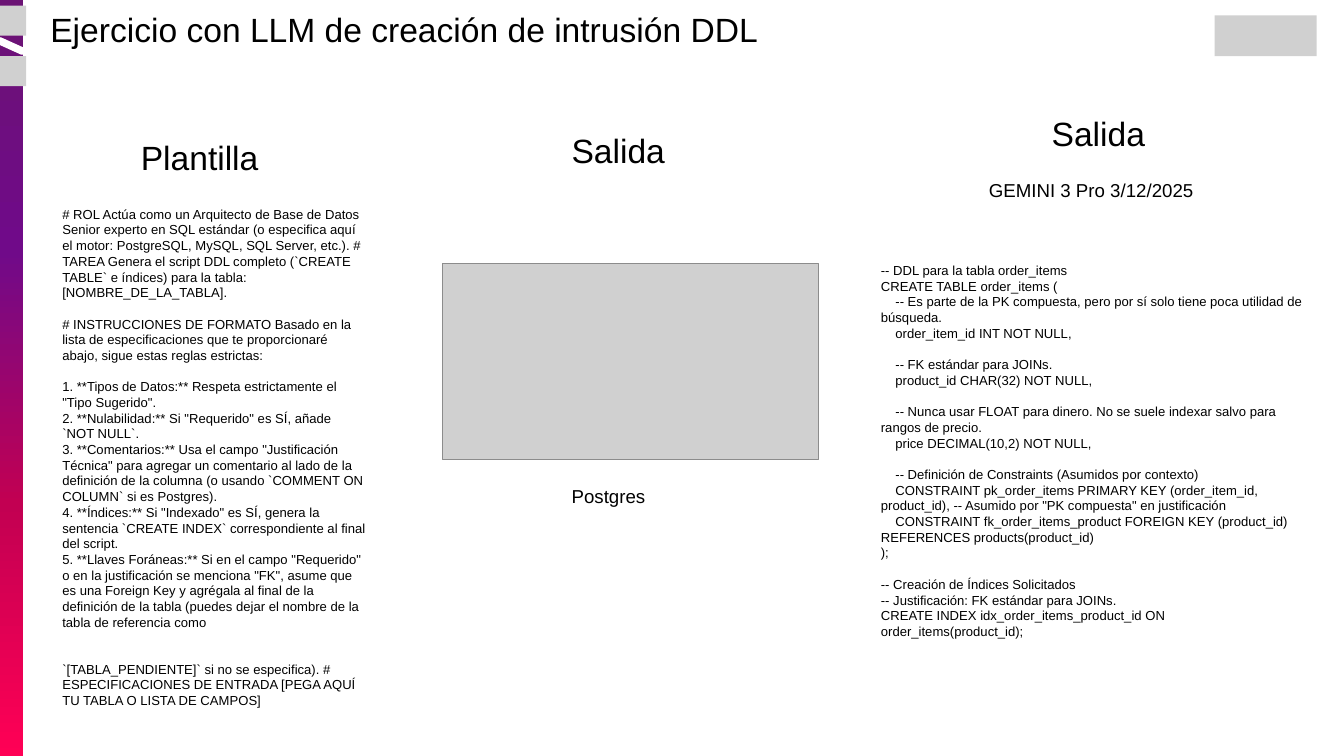
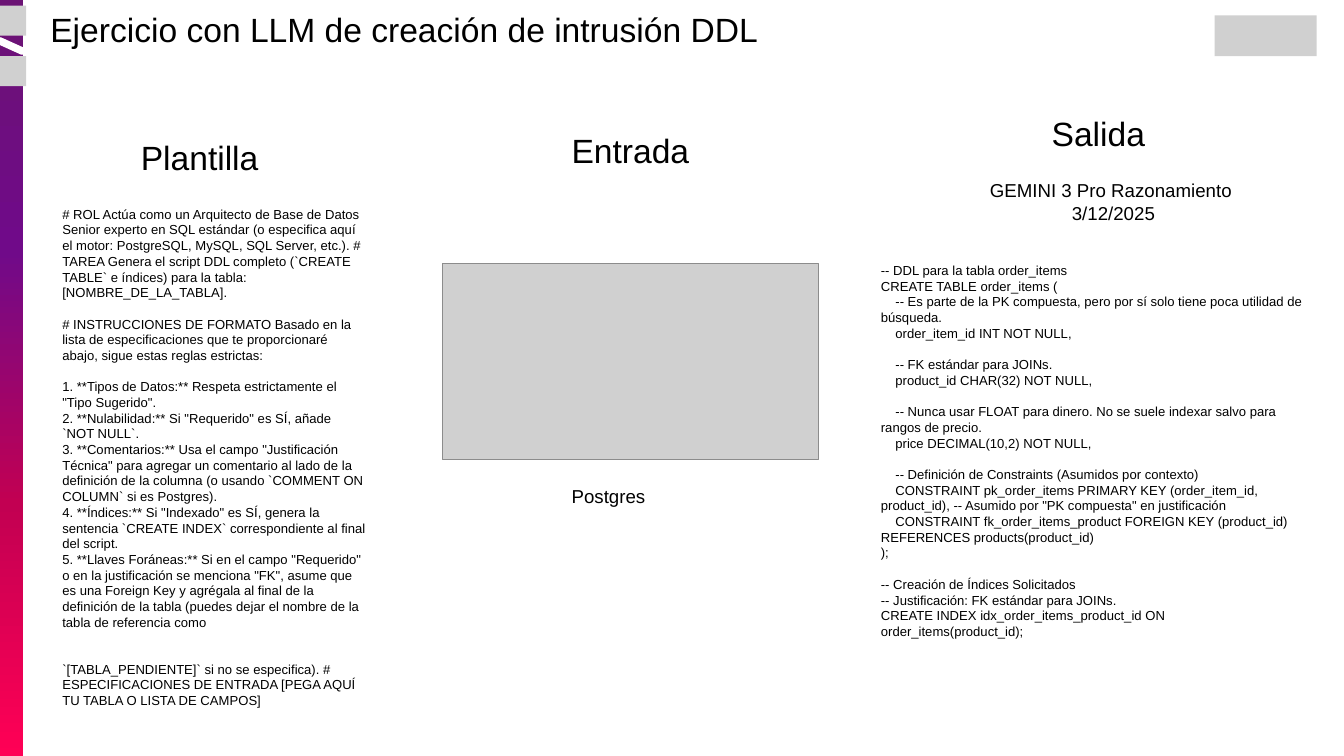
Before and after one commit to Armosque/curso-ingenieria-de-datos, a slide deck: slide 88 of modulo-02_bases_datos/01_BD Relacionales - Postgres/clases/03_Diseño Relacional.pptx. Drawn at 1344x756 pixels with LibreOffice and Linux fonts; fonts in the diff are those of the drawing; grey boxes stand for pictures. Boxes give left, top, right and bottom in pixels: in the first picture for what was removed or moved away, otherwise in the second. Text is boxed around its words. In the diff, an @@ line names an element or a change of style, - is before the commit and + after.

```diff
--- a/modulo-02_bases_datos/01_BD Relacionales - Postgres/clases/03_Diseño Relacional.pptx
+++ b/modulo-02_bases_datos/01_BD Relacionales - Postgres/clases/03_Diseño Relacional.pptx
@@ text at (572, 138, 690, 164): text changed @@
-Salida
+Entrada
@@ text at (990, 183, 1231, 221): text changed @@
-GEMINI 3 Pro 3/12/2025
+GEMINI 3 Pro Razonamiento
+3/12/2025
```
Also in this commit, not shown: 17 other slides changed, 1 slide added, 1 other file.
